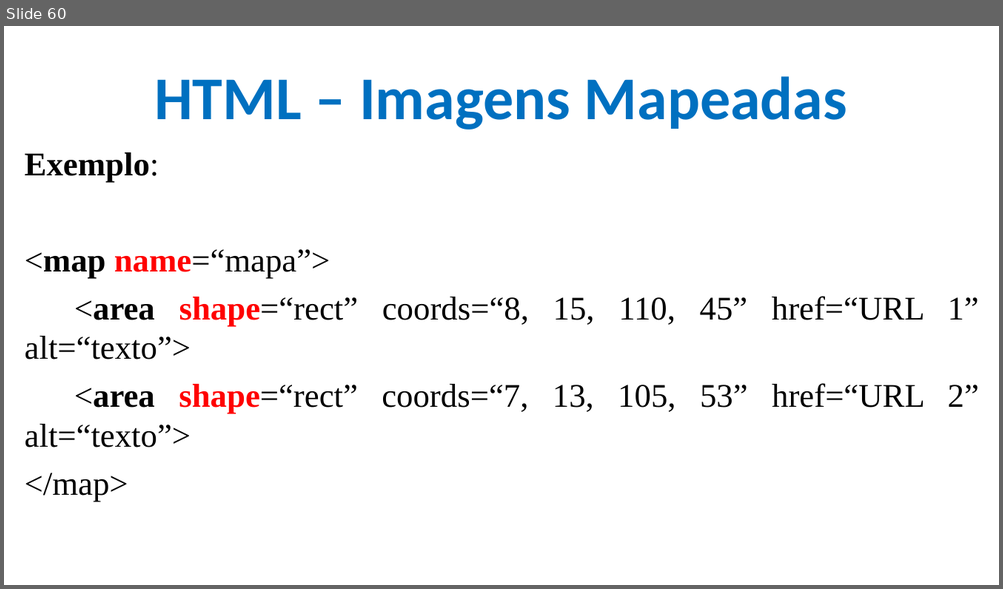
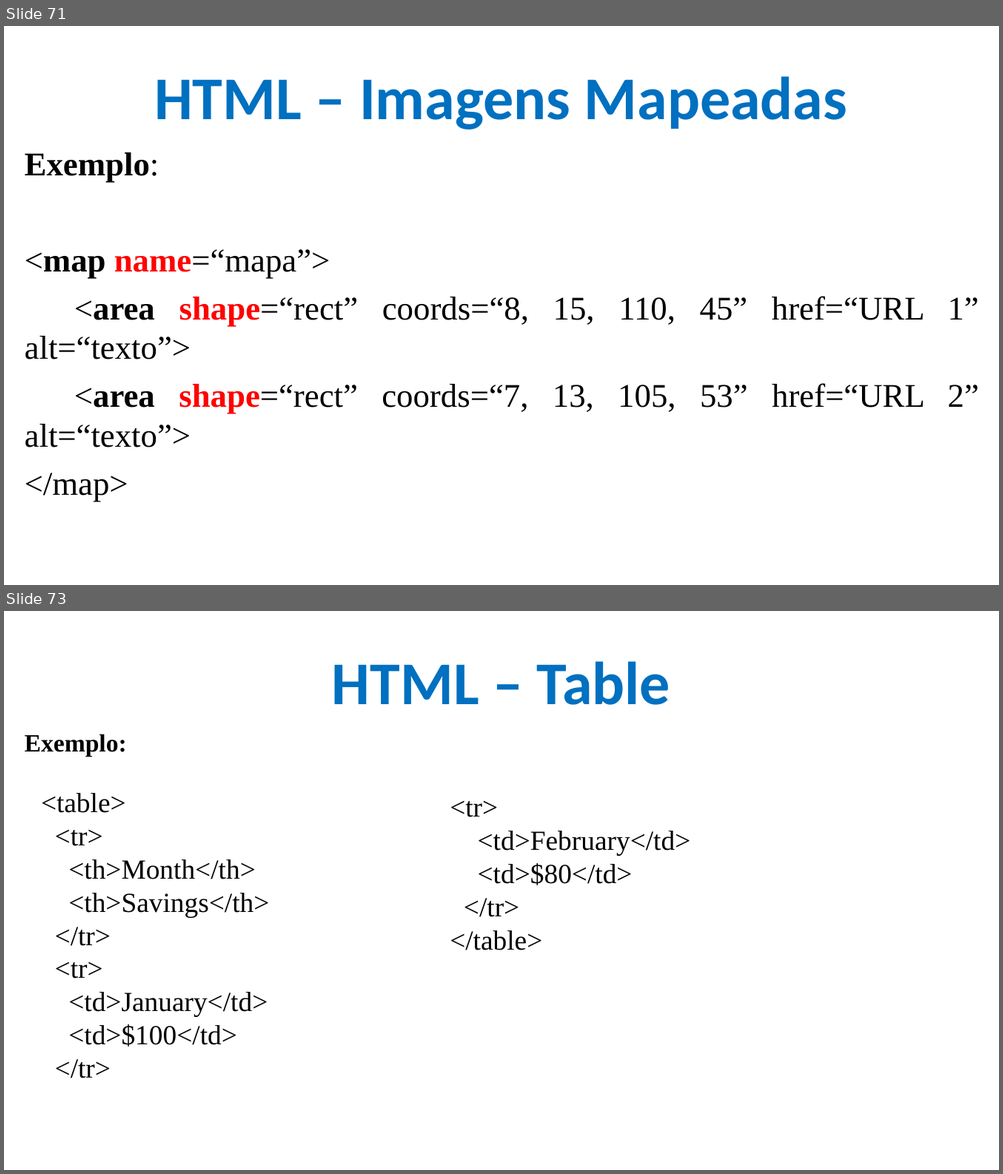
Before and after one commit to CloudEducationBrazil/WydenDesenvolvimentoWebPHP, a slide deck: 01 Classes/Aula 02, 03, 04 Desenvolvimento Web Caracterização - HTML.pptx. Shown one above the other, each under a label of ours: slide 60 before the commit, slides 71 and 73 after it; the slides between them are not shown. The pictures are 1003x589 and 1003x1174 pixels, drawn with LibreOffice and Linux fonts; fonts in the diff are those of the drawing; background and template pictures are left out. Boxes give left, top, right and bottom in pixels: in the first picture for what was removed or moved away, otherwise in the second. Text is boxed around its words. In the diff, an @@ line names an element or a change of style, - is before the commit and + after.

Commit message:
Inserção de tables

```diff
--- a/01 Classes/Aula 02, 03, 04 Desenvolvimento Web Caracterização - HTML.pptx
+++ b/01 Classes/Aula 02, 03, 04 Desenvolvimento Web Caracterização - HTML.pptx
@@ slide 73 added at (4, 611, 999, 1170), background picture (left out) @@
@@ title added at (332, 661, 670, 705), 44 pt, text #0070C0, bold @@
+HTML – Table
@@ text added at (25, 734, 127, 757), 18 pt, text #000000, bold @@
+Exemplo:
@@ text added at (41, 793, 269, 1079), 20 pt, text #000000 @@
+<table>
+<tr>
+<th>Month</th>
+<th>Savings</th>
+</tr>
+<tr>
+<td>January</td>
+<td>$100</td>
+</tr>
@@ text added at (449, 801, 691, 951), 20 pt, text #000000 @@
+<tr>
+<td>February</td>
+<td>$80</td>
+</tr>
+</table>
@@ what was slide 60 is now slide 71 @@
```
Also in this commit, not shown: 2 slides changed, 12 other slides added.
